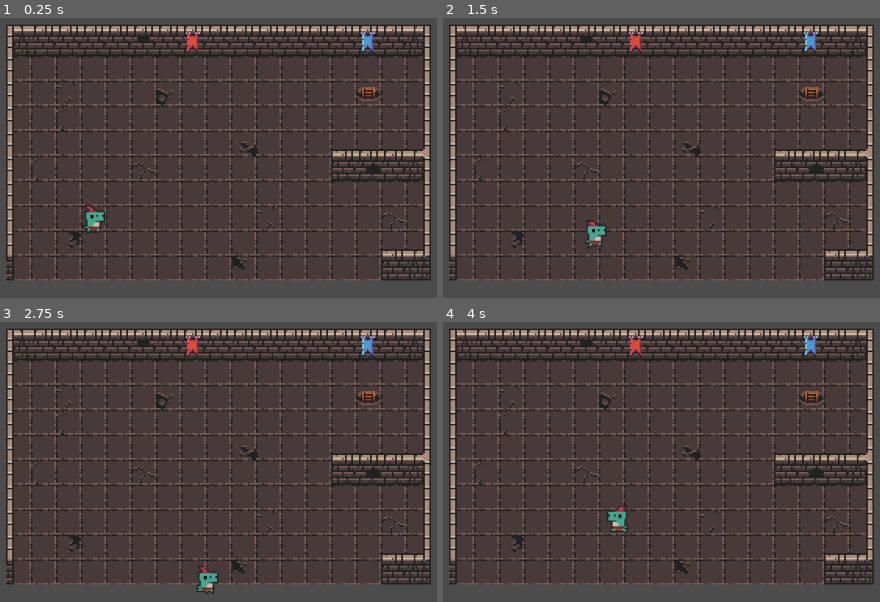
Above: before the commit, frames 1-4 (two rows, left to right).
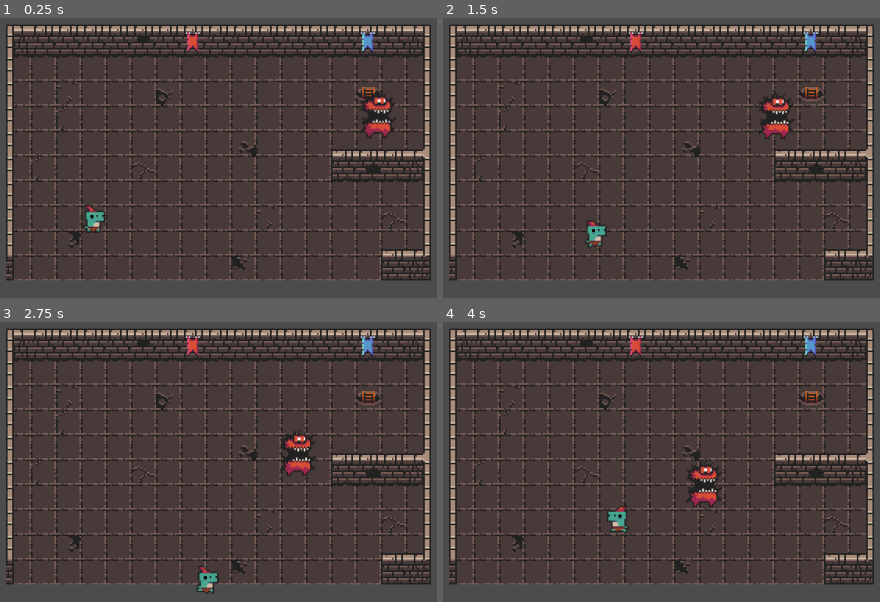
Above: after the commit, the same moments.

Repository: astafford2/Sticky-n-Stoned
Game: Godot game, scene res://src/Testing.tscn
Same seed, same stepped clock (60 frames per second), same inputs: the game is played once before the commit and once after it. The project has no main scene, so this scene is started directly.
Inputs:
- Up to frame 1 (0.25 s): no input
- Up to frame 2 (1.5 s): hold D (move_right) 0.53-1.28 s; hold S (move_down) from 1.28 s (still down)
- Up to frame 3 (2.75 s): release S (move_down) at 2.03 s; hold D (move_right) from 2.03 s (still down)
- Up to frame 4 (4 s): release D (move_right) at 2.78 s; hold W (move_up) 2.78-3.53 s; hold A (move_left) from 3.53 s (still down)

The runs differ from the first frame. In frame 1, 0.8% of the frame differs, in the area x 82-91%, y 26-43%; in frame 2, 0.8%, in the area x 72-81%, y 26-44%; in frame 3, 0.8%; in frame 4, 0.8%.

Commit message:
Add detection radius to enemy

Diff:
--- a/project/src/Testing.tscn
+++ b/project/src/Testing.tscn
@@ -1,7 +1,8 @@
-[gd_scene load_steps=24 format=2]
+[gd_scene load_steps=25 format=2]
 
 [ext_resource path="res://assets/0x72_DungeonTilesetII_v1.3.png" type="Texture" id=1]
 [ext_resource path="res://src/characters/Player.tscn" type="PackedScene" id=2]
+[ext_resource path="res://src/characters/BigDemon.tscn" type="PackedScene" id=3]
 
 [sub_resource type="TileSet" id=1]
 0/name = "0x72_DungeonTilesetII_v1.3.png 0"
@@ -298,6 +299,9 @@
 [node name="Player" parent="." instance=ExtResource( 2 )]
 position = Vector2( 303.987, 360.34 )
 
+[node name="BigDemon" parent="." instance=ExtResource( 3 )]
+position = Vector2( 678.614, 233.348 )
+
 [node name="Walls" type="TileMap" parent="."]
 position = Vector2( 3.05176e-05, 3.05176e-05 )
 scale = Vector2( 1, 1 )
--- a/project/src/characters/BigDemon.gd
+++ b/project/src/characters/BigDemon.gd
@@ -12,5 +12,15 @@
 
 
 func _physics_process(delta):
-	velocity = position.direction_to(player.position) * RUN_SPEED
+	if player:
+		velocity = position.direction_to(player.position) * RUN_SPEED
 	velocity = move_and_slide(velocity, Vector2.ZERO)
+
+
+func _on_DetectRadius_body_entered(body):
+	player = body
+
+
+func _on_DetectRadius_body_exited(_body):
+	player = null
+	velocity = Vector2.ZERO
--- a/project/src/characters/BigDemon.tscn
+++ b/project/src/characters/BigDemon.tscn
@@ -27,6 +27,9 @@
 radius = 21.104
 height = 18.8704
 
+[sub_resource type="CircleShape2D" id=3]
+radius = 306.918
+
 [node name="BigDemon" type="KinematicBody2D"]
 script = ExtResource( 9 )
 
@@ -37,3 +40,11 @@
 [node name="BDShape" type="CollisionShape2D" parent="."]
 position = Vector2( -0.572372, 6.53214 )
 shape = SubResource( 2 )
+
+[node name="DetectRadius" type="Area2D" parent="."]
+
+[node name="DetectShape" type="CollisionShape2D" parent="DetectRadius"]
+position = Vector2( -1.12375, 6.36781 )
+shape = SubResource( 3 )
+[connection signal="body_entered" from="DetectRadius" to="." method="_on_DetectRadius_body_entered"]
+[connection signal="body_exited" from="DetectRadius" to="." method="_on_DetectRadius_body_exited"]
Not shown: 1 places in project/src/characters/BigDemon.tscn that only renumber resources
